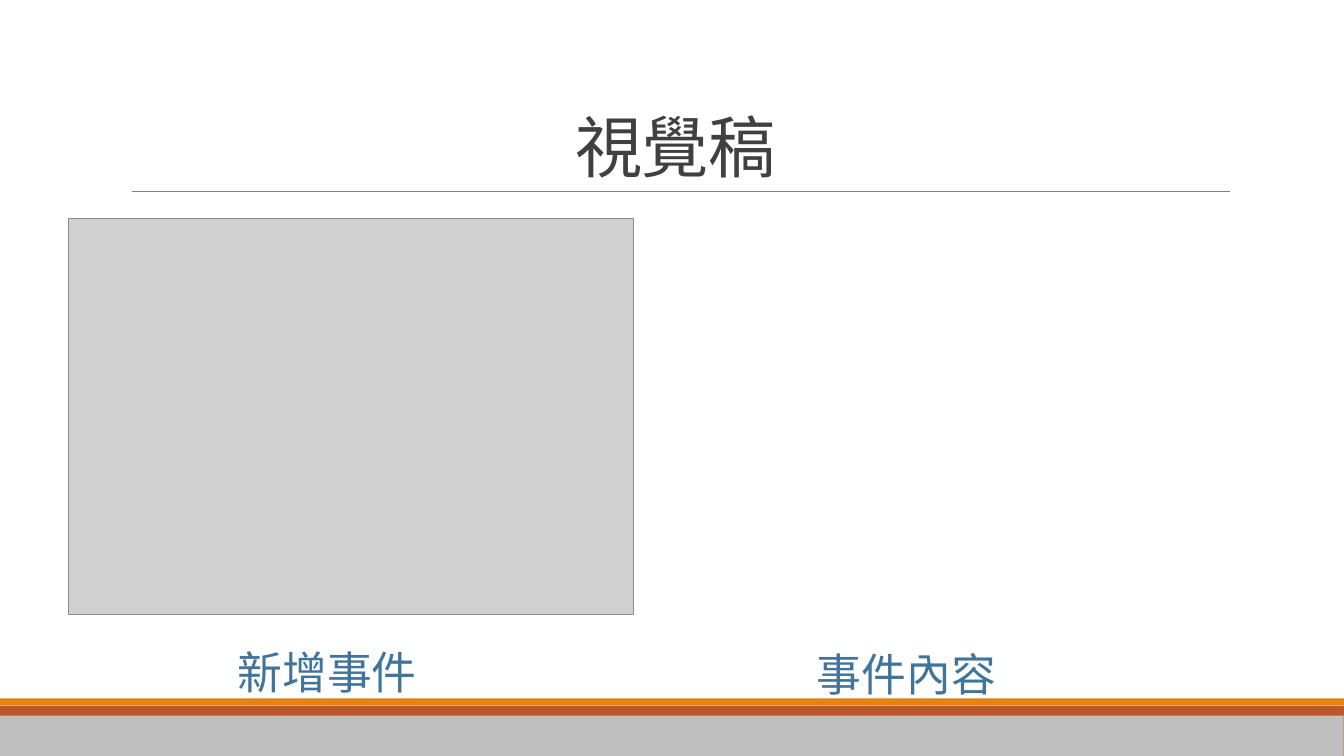
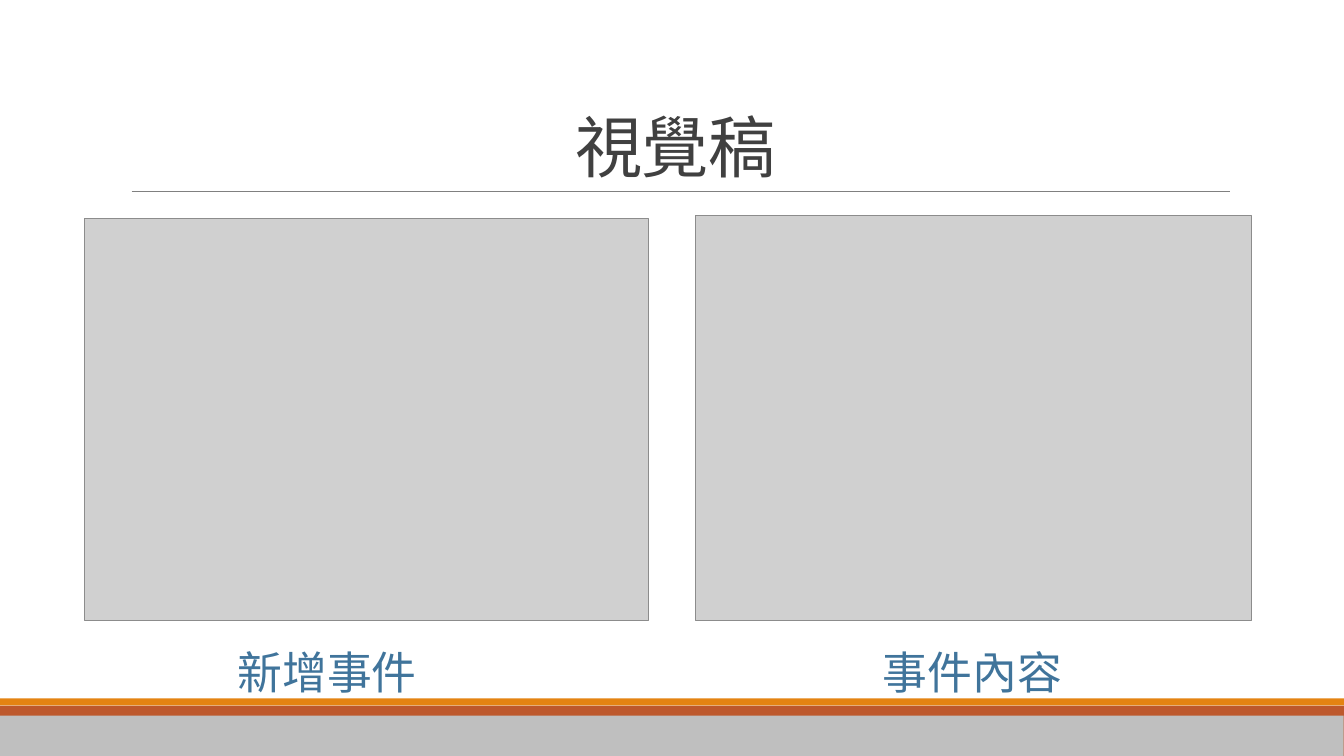
Before and after one commit to FredChen50215/midProject, a slide deck: slide 8 of iCalendar.pptx. Drawn at 1344x756 pixels with LibreOffice and Linux fonts; fonts in the diff are those of the drawing; grey boxes stand for pictures. Boxes give left, top, right and bottom in pixels: in the first picture for what was removed or moved away, otherwise in the second. Text is boxed around its words. In the diff, an @@ line names an element or a change of style, - is before the commit and + after.

```diff
--- a/iCalendar.pptx
+++ b/iCalendar.pptx
@@ picture: place and size @@
-picture at <box>69,219,634,614</box>
+picture at <box>85,219,648,620</box>
@@ picture added at <box>696,216,1251,620</box> @@
@@ text "事件內容": place and size @@
-text "事件內容" at <box>817,653,996,702</box>
+text "事件內容" at <box>883,651,1062,701</box>
```
Also in this commit, not shown: 2 other slides changed.
